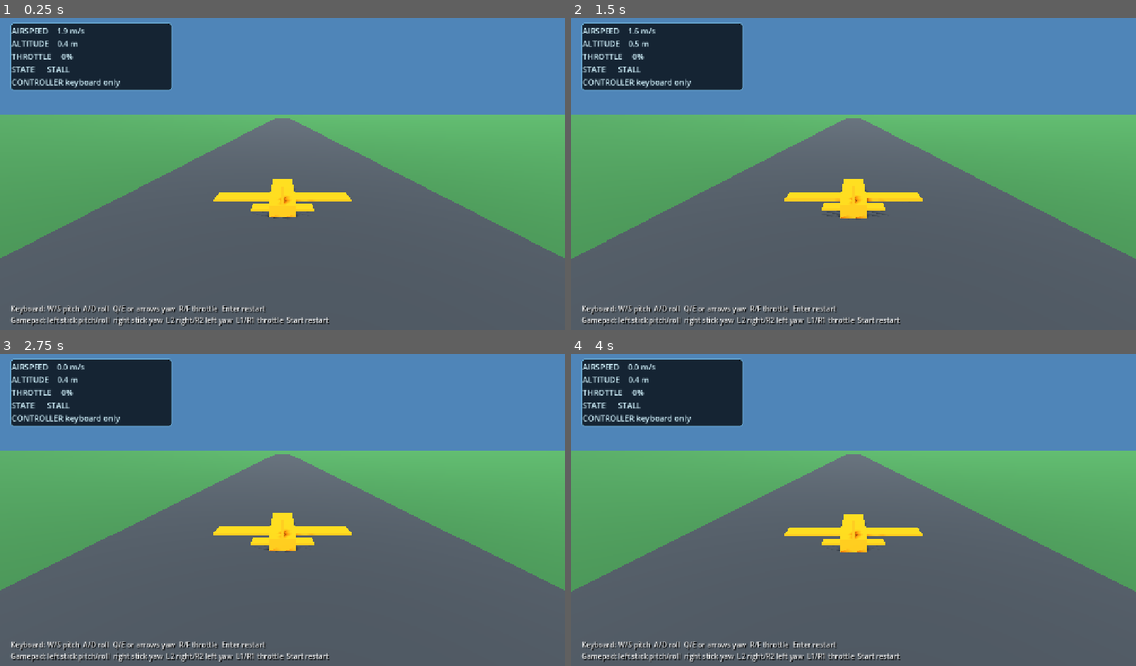
Above: before the commit, frames 1-4 (two rows, left to right).
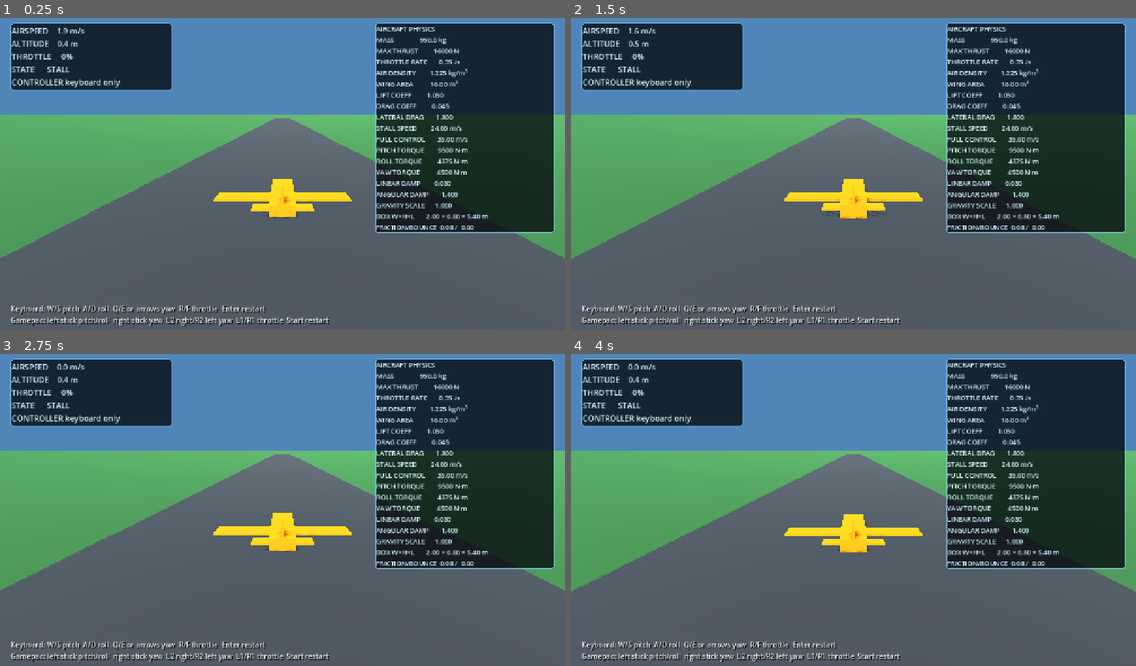
Above: after the commit, the same moments.

Repository: imanoliri/open-odyssey
Game: Godot game, scene res://scenes/main.tscn
Same seed, same stepped clock (60 frames per second), same inputs: the game is played once before the commit and once after it.
Inputs (mouse positions are in pixels of both pictures, inside the frame that each line leads up to):
- Up to frame 1 (0.25 s): no input
- Up to frame 2 (1.5 s): tap Enter (restart) at 0.5, 1.25 s; move the mouse to (977, 155) at 0.52 s; hold D (roll_right) 0.53-1.25 s; click (977, 155) at 0.67 s; drag from (740, 186) to (825, 233) at 1.27 s
- Up to frame 3 (2.75 s): tap Enter (restart) at 2 s; move the mouse to (339, 438) at 2.02 s; hold D (roll_right) from 2.03 s (still down)
- Up to frame 4 (4 s): release D (roll_right) at 2.75 s; tap Enter (restart) at 2.75, 3.5 s; drag from (825, 569) to (684, 460) at 2.77 s; move the mouse to (1023, 553) at 3.52 s; hold A (roll_left) from 3.53 s (still down)

The runs differ from the first frame. In frame 1, 21% of the frame differs, in the area x 66-99%, y 1-70%; in frame 2, 21%; in frame 3, 21%; in frame 4, 21%.

Commit message:
Add aircraft physics HUD panel

Diff:
--- a/game/scenes/main.tscn
+++ b/game/scenes/main.tscn
@@ -157,6 +157,24 @@
 theme_override_font_sizes/font_size = 18
 text = "AIRSPEED\nALTITUDE\nTHROTTLE\nSTATE\nCONTROLLER"
 
+[node name="PhysicsPanel" type="PanelContainer" parent="HUD"]
+layout_mode = 0
+anchor_left = 1.0
+anchor_right = 1.0
+offset_left = -430.0
+offset_top = 24.0
+offset_right = -24.0
+offset_bottom = 390.0
+grow_horizontal = 0
+theme_override_styles/panel = SubResource("Style_hud")
+
+[node name="PhysicsParameters" type="Label" parent="HUD/PhysicsPanel"]
+unique_name_in_owner = true
+layout_mode = 2
+theme_override_colors/font_color = Color(0.83, 0.96, 1, 1)
+theme_override_font_sizes/font_size = 15
+text = "AIRCRAFT PHYSICS\nMASS\nMAX THRUST\nROLL TORQUE\nYAW TORQUE\nBOX W×H×L"
+
 [node name="Instructions" type="Label" parent="HUD"]
 layout_mode = 0
 offset_left = 24.0
--- a/game/scripts/aircraft.gd
+++ b/game/scripts/aircraft.gd
@@ -102,3 +102,67 @@
 		"AIRSPEED  %5.1f m/s\nALTITUDE  %5.1f m\nTHROTTLE   %3.0f%%\nSTATE      %s"
 		% [indicated_airspeed, global_position.y, throttle * 100.0, stall_text]
 	)
+
+
+func physical_characteristics_text() -> String:
+	var box_size := _collision_box_size()
+	var surface_friction := 0.0
+	var surface_bounce := 0.0
+	if physics_material_override != null:
+		surface_friction = physics_material_override.friction
+		surface_bounce = physics_material_override.bounce
+
+	var template := (
+		"AIRCRAFT PHYSICS\n"
+		+ "MASS             %7.1f kg\n"
+		+ "MAX THRUST       %7.0f N\n"
+		+ "THROTTLE RATE    %7.2f /s\n"
+		+ "AIR DENSITY      %7.3f kg/m³\n"
+		+ "WING AREA        %7.2f m²\n"
+		+ "LIFT COEFF       %7.3f\n"
+		+ "DRAG COEFF       %7.3f\n"
+		+ "LATERAL DRAG     %7.3f\n"
+		+ "STALL SPEED      %7.2f m/s\n"
+		+ "FULL CONTROL     %7.2f m/s\n"
+		+ "PITCH TORQUE     %7.0f N·m\n"
+		+ "ROLL TORQUE      %7.0f N·m\n"
+		+ "YAW TORQUE       %7.0f N·m\n"
+		+ "LINEAR DAMP      %7.3f\n"
+		+ "ANGULAR DAMP     %7.3f\n"
+		+ "GRAVITY SCALE    %7.3f\n"
+		+ "BOX W×H×L       %4.2f × %4.2f × %4.2f m\n"
+		+ "FRICTION/BOUNCE %5.2f / %5.2f"
+	)
+	return template % [
+			mass,
+			maximum_thrust_newtons,
+			throttle_change_per_second,
+			air_density,
+			wing_area_square_metres,
+			lift_coefficient,
+			drag_coefficient,
+			lateral_drag_coefficient,
+			stall_speed_metres_per_second,
+			full_control_speed_metres_per_second,
+			pitch_torque_newton_metres,
+			roll_torque_newton_metres,
+			yaw_torque_newton_metres,
+			linear_damp,
+			angular_damp,
+			gravity_scale,
+			box_size.x,
+			box_size.y,
+			box_size.z,
+			surface_friction,
+			surface_bounce
+		]
+
+
+func _collision_box_size() -> Vector3:
+	var collision := get_node_or_null("CollisionShape3D") as CollisionShape3D
+	if collision == null:
+		return Vector3.ZERO
+	var box := collision.shape as BoxShape3D
+	if box == null:
+		return Vector3.ZERO
+	return box.size
--- a/game/scripts/hud.gd
+++ b/game/scripts/hud.gd
@@ -3,6 +3,7 @@
 @export var aircraft_path: NodePath
 
 @onready var telemetry_label: Label = %Telemetry
+@onready var physics_parameters_label: Label = %PhysicsParameters
 var aircraft: PrototypeAircraft
 
 
@@ -20,6 +21,7 @@
 			aircraft.telemetry_text()
 			+ "\nCONTROLLER %s" % _controller_name()
 		)
+		physics_parameters_label.text = aircraft.physical_characteristics_text()
 
 
 func _controller_name() -> String:
--- a/game/tests/smoke_test.gd
+++ b/game/tests/smoke_test.gd
@@ -21,6 +21,21 @@
 		push_error("Smoke test could not find PlayerAircraft.")
 		quit(1)
 		return
+
+	var physics_text := aircraft.physical_characteristics_text()
+	for required_text in [
+		"MAX THRUST",
+		"ROLL TORQUE",
+		"YAW TORQUE",
+		"BOX W×H×L",
+		"2.00 × 0.80 × 5.40 m"
+	]:
+		if not physics_text.contains(required_text):
+			push_error(
+				"Aircraft physics panel is missing: %s" % required_text
+			)
+			quit(1)
+			return
 
 	var camera_rig := scene.get_node_or_null("CameraRig") as Node3D
 	if camera_rig == null:
Not shown, changed: README.md
